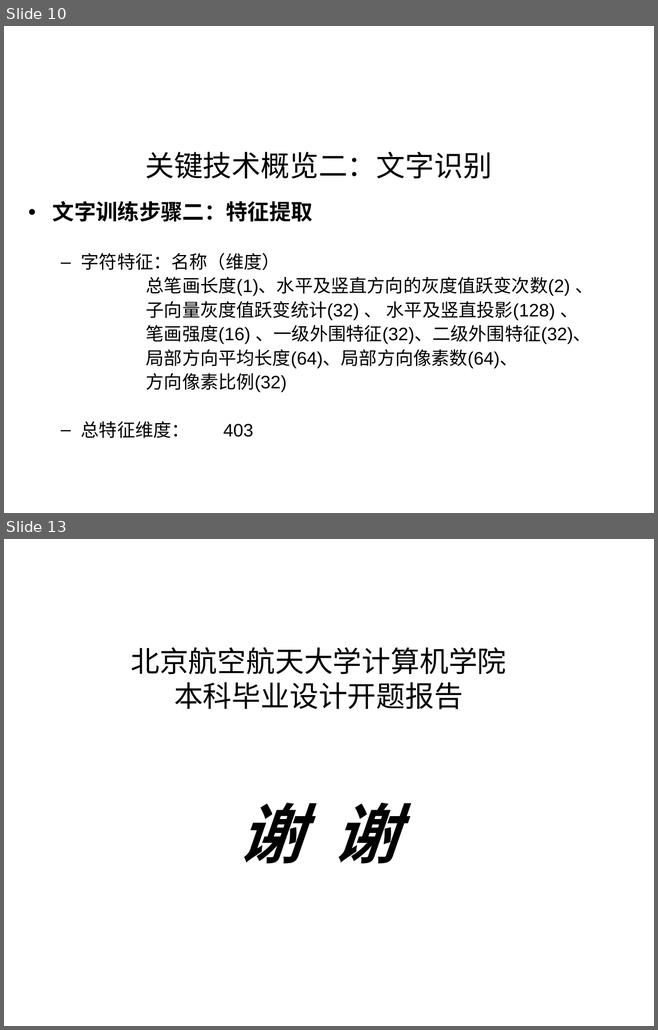
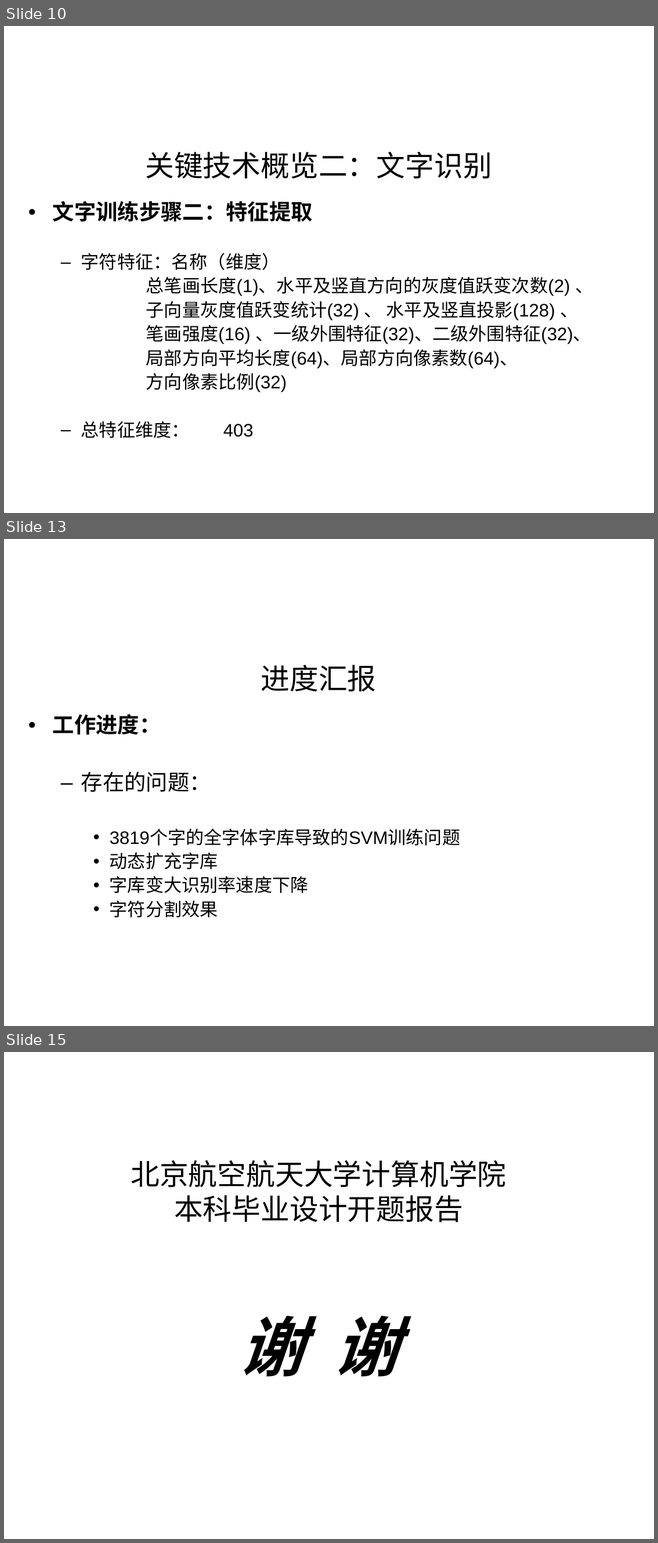
Before and after one commit to hy1314200/ocr1, a slide deck: trunk/Document/中期/中期答辩_互联网视频字幕识别方法及实现.ppt. Shown one above the other, each under a label of ours: slides 10 and 13 before the commit, slides 10, 13 and 15 after it; the slides between them are not shown. The pictures are 658x1030 and 658x1543 pixels, drawn with LibreOffice and Linux fonts; fonts in the diff are those of the drawing; background and template pictures are left out. Boxes give left, top, right and bottom in pixels: in the first picture for what was removed or moved away, otherwise in the second. Text is boxed around its words. In the diff, an @@ line names an element or a change of style, - is before the commit and + after.

```diff
--- a/trunk/Document/中期/中期答辩_互联网视频字幕识别方法及实现.ppt
+++ b/trunk/Document/中期/中期答辩_互联网视频字幕识别方法及实现.ppt
@@ slide 13 added at box(4, 539, 654, 1026), background picture (left out) @@
@@ title added at box(261, 665, 376, 692), 32 pt, text #000000 @@
+进度汇报
@@ text added at box(53, 714, 460, 918), 20 pt, text #000000 @@
+• 工作进度：
+  – 存在的问题：
+    • 3819个字的全字体字库导致的SVM训练问题
+    • 动态扩充字库
+    • 字库变大识别率速度下降
+    • 字符分割效果
@@ what was slide 13 is now slide 15 @@
```
Also in this commit, not shown: 1 slide changed, 1 other slide added.
